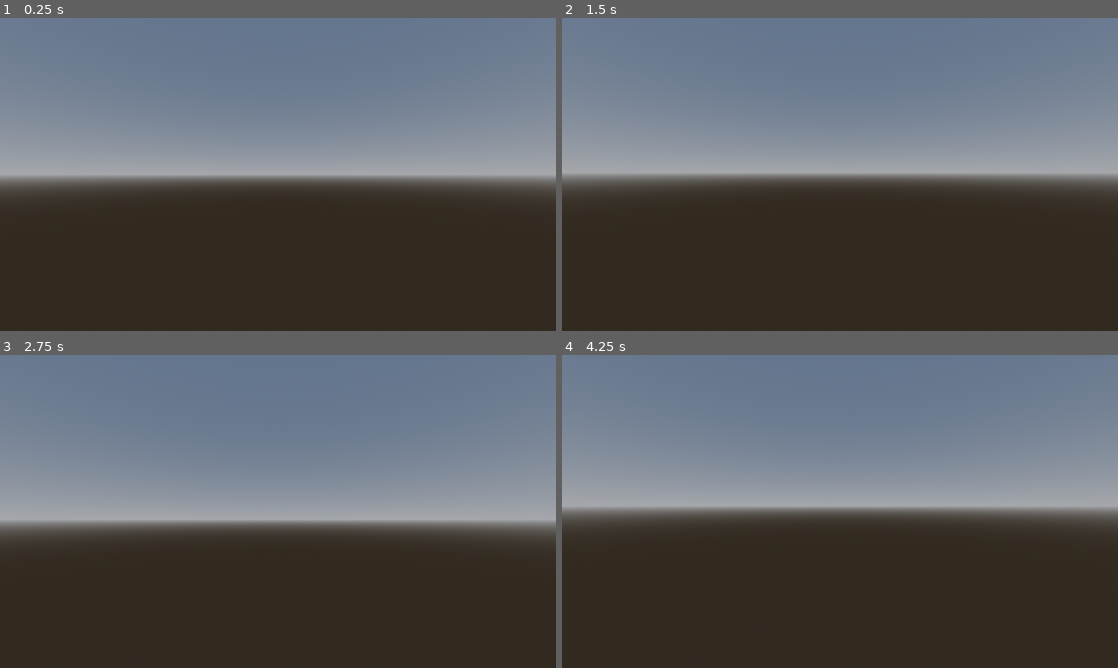
Above: before the commit, frames 1-4 (two rows, left to right).
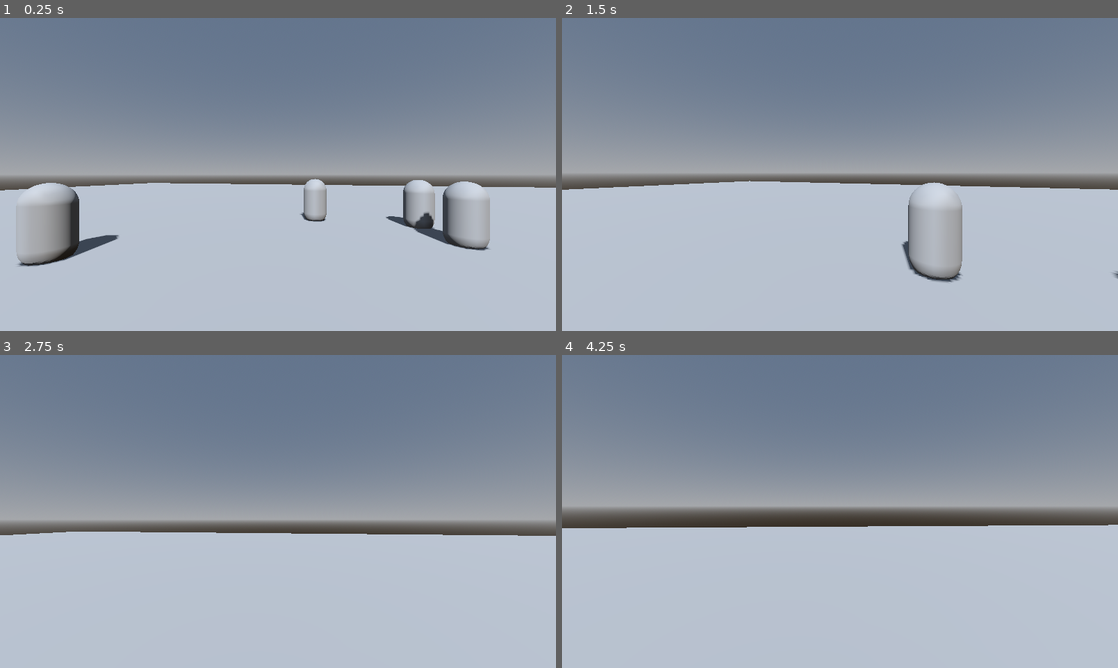
Above: after the commit, the same moments.

Repository: rizstacks/hugWatch
Game: Godot game, scene res://Main/main.tscn
Two runs of this game, one before a commit and one after it. Both use one fixed random seed, a clock stepped at 60 frames per second and the inputs below.
Inputs (mouse positions are in pixels of both pictures, inside the frame that each line leads up to):
- Up to frame 1 (0.25 s): no input
- Up to frame 2 (1.5 s): tap Enter at 0.5 s; move the mouse to (867, 174) at 0.52 s; hold W from 0.53 s (still down); tap E (interact, bound only after the commit) at 0.6, 1.35 s; tap Space at 0.77 s; move the mouse to (812, 174) at 1.27 s
- Up to frame 3 (2.75 s): keep holding W; tap Space at 1.52 s; move the mouse to (289, 505) at 2.02 s; tap E (interact, bound only after the commit) at 2.1 s
- Up to frame 4 (4.25 s): keep holding W; move the mouse to (834, 517) at 2.77 s; tap E (interact, bound only after the commit) at 2.85, 3.6 s; tap Space at 3.02, 3.77 s; move the mouse to (878, 514) at 3.52 s

The runs differ from the first frame. In frame 1, 46% of the frame differs, in the area x 0-100%, y 51-100%; in frame 2, 47%, in the area x 0-100%, y 52-100%; in frame 3, 43%; in frame 4, 45%.

Commit message:
Updated NPC
NPC's now
-hug
-can be deleted
-the last 2 find each other
-dont get stuck

Diff:
--- a/Main/main.tscn
+++ b/Main/main.tscn
@@ -6,10 +6,10 @@
 [sub_resource type="CapsuleShape3D" id="CapsuleShape3D_4flbx"]
 
 [sub_resource type="BoxMesh" id="BoxMesh_4flbx"]
-size = Vector3(20, 1, 20)
+size = Vector3(40, 1, 40)
 
 [sub_resource type="BoxShape3D" id="BoxShape3D_onrkg"]
-size = Vector3(20, 1, 20)
+size = Vector3(200, 1, 200)
 
 [sub_resource type="ProceduralSkyMaterial" id="ProceduralSkyMaterial_4flbx"]
 
@@ -28,12 +28,13 @@
 script = ExtResource("2_eunhr")
 
 [node name="Camera3D" type="Camera3D" parent="Player" unique_id=29262232]
+transform = Transform3D(1, 0, 0, 0, 1, 0, 0, 0, 1, 0, 1, 0)
 
 [node name="CollisionShape3D" type="CollisionShape3D" parent="Player" unique_id=1132795497]
 shape = SubResource("CapsuleShape3D_4flbx")
 
 [node name="StaticBody3D" type="StaticBody3D" parent="." unique_id=1040547865]
-transform = Transform3D(0.22899647, 0, 0.97342724, 0, 1, 0, -0.97342724, 0, 0.22899647, 0, 0, 0)
+transform = Transform3D(0.45799294, 0, 1.9468545, 0, 2, 0, -1.9468545, 0, 0.45799294, 0, 0, 0)
 
 [node name="MeshInstance3D" type="MeshInstance3D" parent="StaticBody3D" unique_id=1386823550]
 mesh = SubResource("BoxMesh_4flbx")
--- a/Main/player.gd
+++ b/Main/player.gd
@@ -15,6 +15,8 @@
 	if event is InputEventKey:
 		if event.keycode == KEY_ESCAPE:
 			Input.set_mouse_mode(Input.MOUSE_MODE_VISIBLE)
+
+
 
 func _physics_process(delta: float):
 	var direction = Vector3.ZERO
@@ -34,6 +36,16 @@
 	if Input.is_key_pressed(KEY_D):
 		direction += transform.basis.x
 
+	if Input.is_action_just_pressed("interact"):
+		print("interact pressed, npcs in group: ", get_tree().get_nodes_in_group("npc").size())
+		for npc in get_tree().get_nodes_in_group("npc"):
+			print("checking npc state: ", npc.currState, " dist: ", global_position.distance_to(npc.global_position))
+			if npc.currState == npc.State.STUCK:
+				var dist = global_position.distance_to(npc.global_position)
+				if dist < 2.0:  # interact range
+					npc.receive_hit(999)  # force break regardless of impulse
+					break
+
 	if direction != Vector3.ZERO:
 		velocity.x = direction.normalized().x * speed
 		velocity.z = direction.normalized().z * speed
--- a/Spawnables/npc.gd
+++ b/Spawnables/npc.gd
@@ -1,46 +1,130 @@
 extends CharacterBody3D
 
 var gravity = 20.0
-var speed = 2.0
+var speed = 5.0
 var direction = Vector3.ZERO
 
-enum State {WANDERING, SEEKING}
+enum State {WANDERING, SEEKING, BONDING, STUCK}
 var currState = State.WANDERING
 
+var break_impulse = 8.0
+
+var bond_time = 1.5
+var bond_timer = 0.0
+var is_fully_bonded = false
+
 var pair = null
-var seek_range = 1.0
+var seek_range = 10
+
+var last_position = Vector3.ZERO
+var stuck_timer = 0.0
+var stuck_check_interval = 1.0  # check every second
+var stuck_threshold = 0.1  # how little movement counts as stuck
+
 
 func _ready():
-	$walkTimer.wait_time = 2.0
+	add_to_group("npc")
+	$walkTimer.wait_time = randf_range(1.0, 3.0)
 	$walkTimer.connect("timeout", timerSignal)
 	$walkTimer.start()
 
 func timerSignal():
-	var angle = randf() * 2 * PI
-	direction = Vector3(cos(angle), 0, sin(angle))
+	if currState == State.WANDERING:
+		var angle = randf() * 2 * PI
+		direction = Vector3(cos(angle), 0, sin(angle))
+	$walkTimer.wait_time = randf_range(1.0, 3.0)
+	$walkTimer.start()
 
 func _physics_process(delta):
 	if not is_on_floor():
 		velocity.y -= gravity * delta
-	var distance
-	if pair == null:
-		distance = 100.0
-	else:
-		distance = global_position.distance_to(pair.global_position)
+	match currState:
+		State.WANDERING:
+			_handle_wandering()
+		State.SEEKING:
+			_handle_seeking()
+		State.BONDING:
+			_handle_bonding(delta)
+		State.STUCK:
+			_handle_stuck()
+	move_and_slide()
 
-	if distance < seek_range:
-		currState = State.SEEKING
-	else:
-		currState = State.WANDERING
-	if currState == State.WANDERING:
-		velocity.x = direction.x * speed
-		velocity.z = direction.z * speed
-	else:
-		var seekDirection = (pair.global_position - global_position).normalized()
-		velocity.x = seekDirection.x * speed
-		velocity.z = seekDirection.z * speed
-
+func _handle_wandering():
 	velocity.x = direction.x * speed
 	velocity.z = direction.z * speed
 
-	move_and_slide()
+	stuck_timer += get_physics_process_delta_time()
+	if stuck_timer >= stuck_check_interval:
+		stuck_timer = 0.0
+		if global_position.distance_to(last_position) < stuck_threshold:
+			var angle = randf() * 2 * PI
+			direction = Vector3(cos(angle), 0, sin(angle))
+		last_position = global_position
+	if pair != null:
+		if get_tree().get_nodes_in_group("npc").size() <= 2:
+			currState = State.SEEKING
+			return
+		var dist = global_position.distance_to(pair.global_position)
+		if dist < seek_range:
+			currState = State.SEEKING
+	return
+
+func _handle_seeking():
+	if pair == null:
+		currState = State.WANDERING
+		return
+
+	stuck_timer += get_physics_process_delta_time()
+	if stuck_timer >= stuck_check_interval:
+		stuck_timer = 0.0
+		if global_position.distance_to(last_position) < stuck_threshold:
+			var angle = randf() * 2 * PI
+			direction = Vector3(cos(angle), 0, sin(angle))
+			velocity.x = direction.x * speed * 2.0
+			velocity.z = direction.z * speed * 2.0
+		last_position = global_position
+
+	var dist = global_position.distance_to(pair.global_position)
+	if dist < 1:
+		currState = State.BONDING
+		pair.currState = State.BONDING
+		bond_timer = 0.0
+		pair.bond_timer = 0.0
+		velocity = Vector3.ZERO
+		pair.velocity = Vector3.ZERO
+		return
+
+	var seekDirection = (pair.global_position - global_position).normalized()
+	velocity.x = seekDirection.x * speed
+	velocity.z = seekDirection.z * speed
+
+func _handle_bonding(delta):
+	if pair == null:
+		currState = State.WANDERING
+		return
+	bond_timer += delta
+	if bond_timer >= bond_time:
+		currState = State.STUCK
+		pair.currState = State.STUCK
+		is_fully_bonded = true
+		pair.is_fully_bonded = true
+
+	velocity = Vector3.ZERO
+
+func _handle_stuck():
+	if pair == null:
+		_break_apart()
+		return
+
+	velocity = Vector3.ZERO
+
+func receive_hit(impulse_strength: float):
+	if not is_fully_bonded:
+		return
+	if impulse_strength >= break_impulse:
+		if pair:
+			pair._break_apart()
+		_break_apart()
+
+func _break_apart():
+	queue_free()
--- a/Spawnables/npc.tscn
+++ b/Spawnables/npc.tscn
@@ -13,6 +13,7 @@
 mesh = SubResource("CapsuleMesh_owxeg")
 
 [node name="CollisionShape3D" type="CollisionShape3D" parent="." unique_id=900900571]
+transform = Transform3D(0.8, 0, 0, 0, 0.8, 0, 0, 0, 0.8, 0, 0, 0)
 shape = SubResource("CapsuleShape3D_dl6f1")
 
 [node name="walkTimer" type="Timer" parent="." unique_id=2115360942]
--- a/project.godot
+++ b/project.godot
@@ -14,7 +14,7 @@
 
 [application]
 
-config/name="Champion School Walkaround"
+config/name="hugWatch"
 run/main_scene="uid://bk2rxxg745mu7"
 config/features=PackedStringArray("4.6", "Forward Plus")
 config/icon="res://icon.svg"
@@ -60,3 +60,8 @@
 "events": [Object(InputEventKey,"resource_local_to_scene":false,"resource_name":"","device":-1,"window_id":0,"alt_press …(195 unchanged characters)…
 ]
 }
+interact={
+"deadzone": 0.2,
+"events": [Object(InputEventKey,"resource_local_to_scene":false,"resource_name":"","device":0,"window_id":0,"alt_pressed":false,"shift_pressed":false,"ctrl_pressed":false,"meta_pressed":false,"pressed":false,"keycode":0,"physical_keycode":69,"key_label":0,"unicode":0,"location":0,"echo":false,"script":null)
+]
+}
